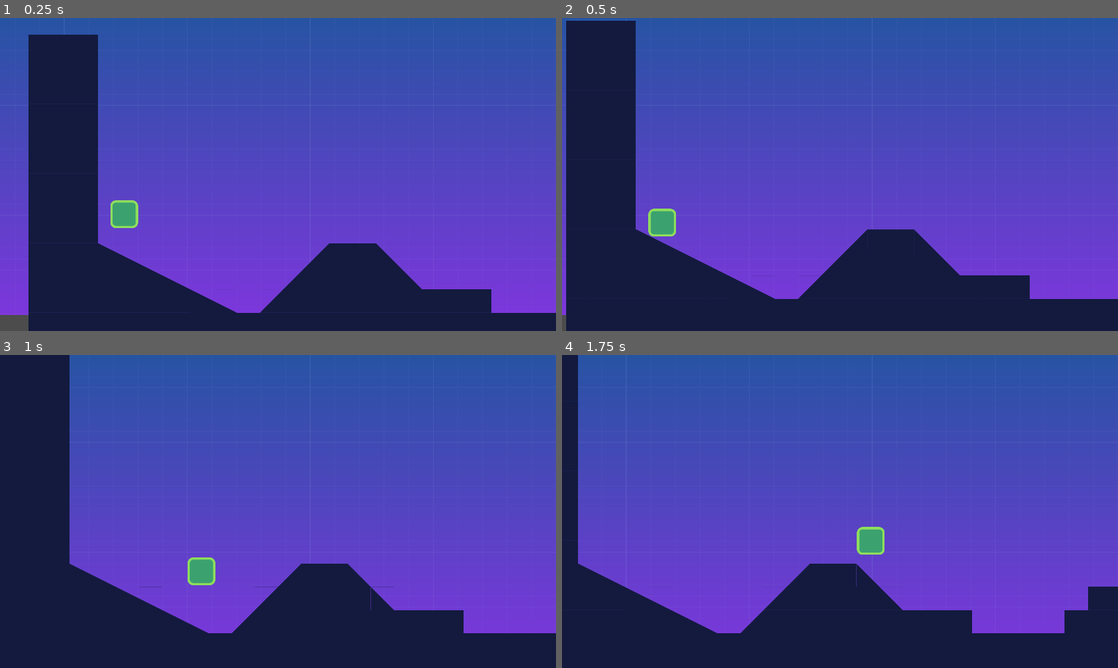
Above: before the commit, frames 1-4 (two rows, left to right).
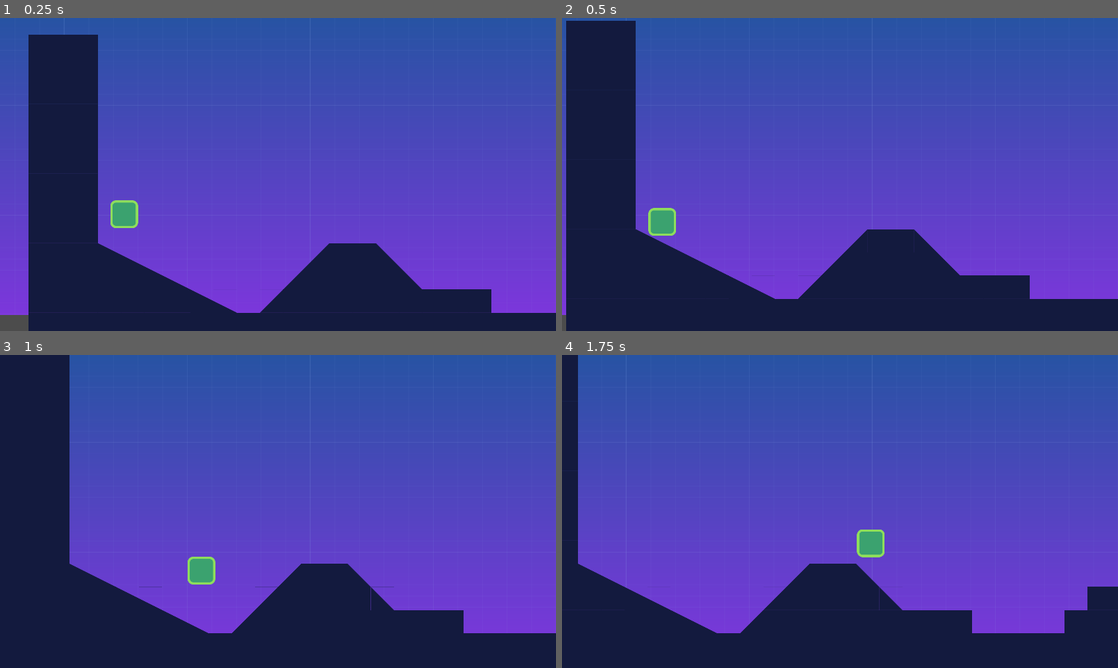
Above: after the commit, the same moments.

Repository: lukeeingram/basic-platfomer
Game: Godot game, scene res://src/Levels/LevelTemplate.tscn
Two runs of this game, one before a commit and one after it. Both use one fixed random seed, a clock stepped at 60 frames per second and the inputs below.
Inputs:
- Up to frame 1 (0.25 s): no input
- Up to frame 2 (0.5 s): no input
- Up to frame 3 (1 s): hold D (move_right) from 0.53 s (still down); tap W (jump) at 0.77 s
- Up to frame 4 (1.75 s): keep holding D (move_right); tap W (jump) at 1.52 s

Frame 1 is identical in both runs. In frame 2, less than 0.1% of the frame differs, in the area x 15-21%, y 60-70%; in frame 3, less than 0.1%; in frame 4, 0.2%, in the area x 3-95%, y 54-89%.

Commit message:
Refine CollisionShape2D for the player Changes CollisionShape2D for the player so that it will more accurately detect when an enemy is supposed to collide with the player, and when the player should stomp the enemy.

Diff:
--- a/src/Actors/Player.gd
+++ b/src/Actors/Player.gd
@@ -5,6 +5,9 @@
 
 func _on_EnemyDetector_body_entered(_body: Node) -> void:
 	queue_free()
+
+func _on_StompDetector_area_entered(_area: Area2D) -> void:
+	_velocity = calculate_stomp_velocity(_velocity, stomp_impulse)
 
 func _physics_process(_delta: float) -> void:
 	var is_jump_interrupted := Input.is_action_just_released("jump") and _velocity.y < 0.0
--- a/src/Actors/Player.tscn
+++ b/src/Actors/Player.tscn
@@ -4,7 +4,7 @@
 [ext_resource path="res://src/Actors/Player.gd" type="Script" id=2]
 
 [sub_resource type="RectangleShape2D" id=1]
-extents = Vector2( 40, 37.5 )
+extents = Vector2( 41, 38.5 )
 
 [sub_resource type="RectangleShape2D" id=2]
 extents = Vector2( 44, 44 )
@@ -23,7 +23,7 @@
 texture = ExtResource( 1 )
 
 [node name="CollisionShape2D" type="CollisionShape2D" parent="."]
-position = Vector2( 0, -37.5 )
+position = Vector2( 0, -36.5 )
 shape = SubResource( 1 )
 
 [node name="Camera2D" type="Camera2D" parent="."]
